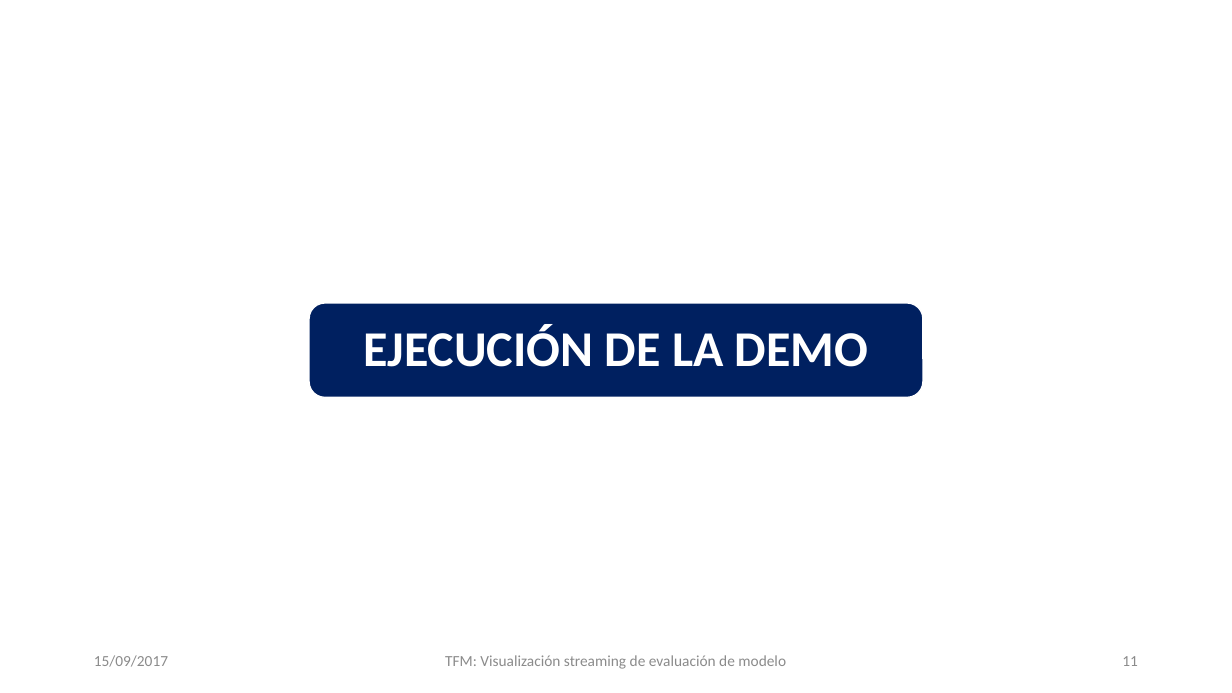
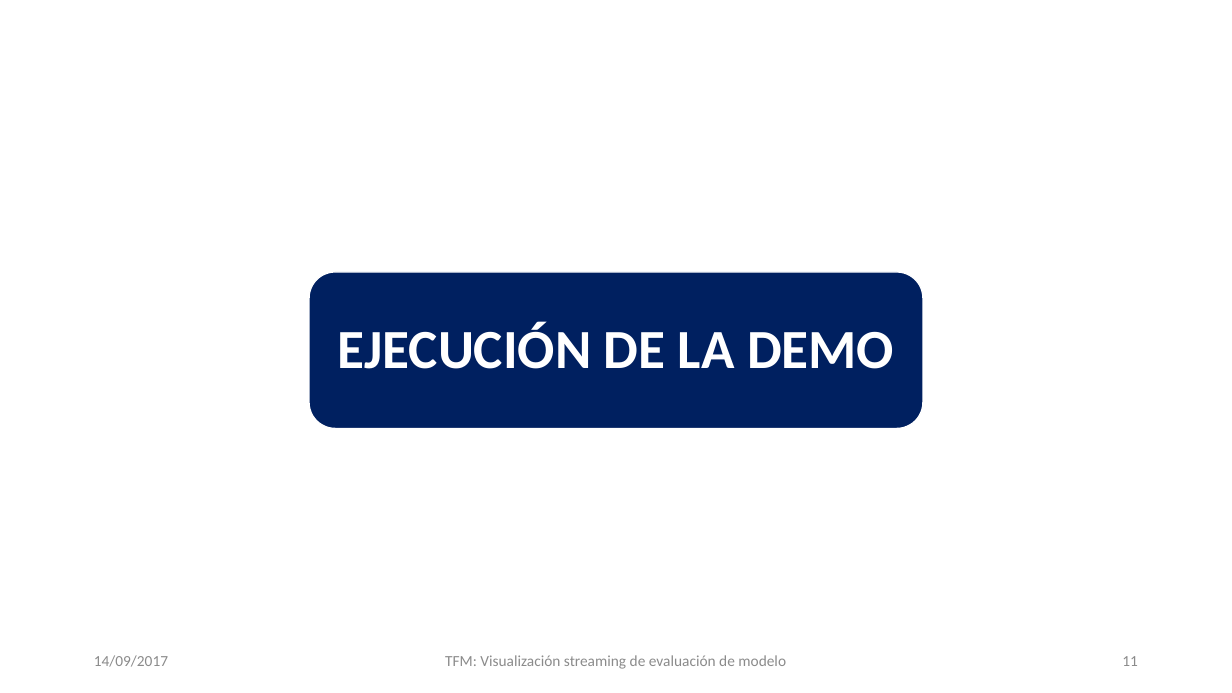
Before and after one commit to IABcb/TFM, a slide deck: slide 11 of slides/TFM.pptx. Drawn at 1232x693 pixels with LibreOffice and Linux fonts; fonts in the diff are those of the drawing; background and template pictures are left out. Boxes give left, top, right and bottom in pixels: in the first picture for what was removed or moved away, otherwise in the second. Text is boxed around its words. In the diff, an @@ line names an element or a change of style, - is before the commit and + after.

```diff
--- a/slides/TFM.pptx
+++ b/slides/TFM.pptx
@@ rounded rectangle: place and size @@
-rounded rectangle at box(310, 303, 923, 397)
+rounded rectangle at box(310, 272, 923, 428)
@@ text "EJECUCIÓN DE LA DEMO": place and size @@
-text "EJECUCIÓN DE LA DEMO" at box(363, 325, 868, 367)
+text "EJECUCIÓN DE LA DEMO" at box(338, 322, 894, 369)
@@ text "EJECUCIÓN DE LA DEMO" at box(338, 322, 894, 369): size 39 to 43 pt; more space between paragraphs @@
@@ text at box(94, 655, 168, 667): text changed @@
-15/09/2017
+14/09/2017
```
Also in this commit, not shown: 10 other slides changed, 2 other files.
